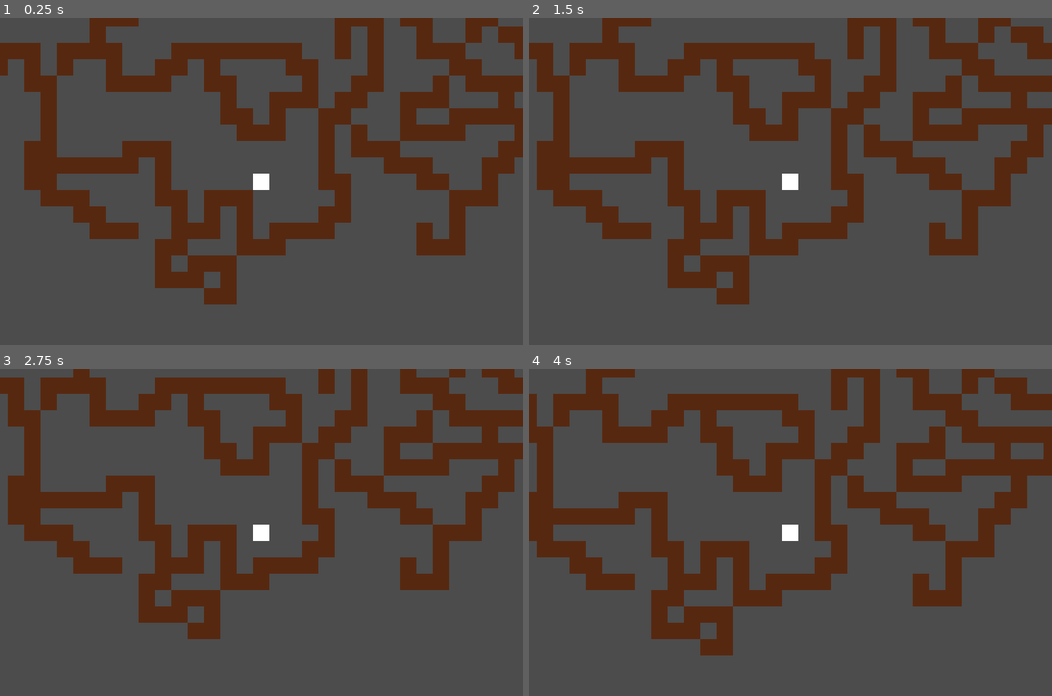
Above: before the commit, frames 1-4 (two rows, left to right).
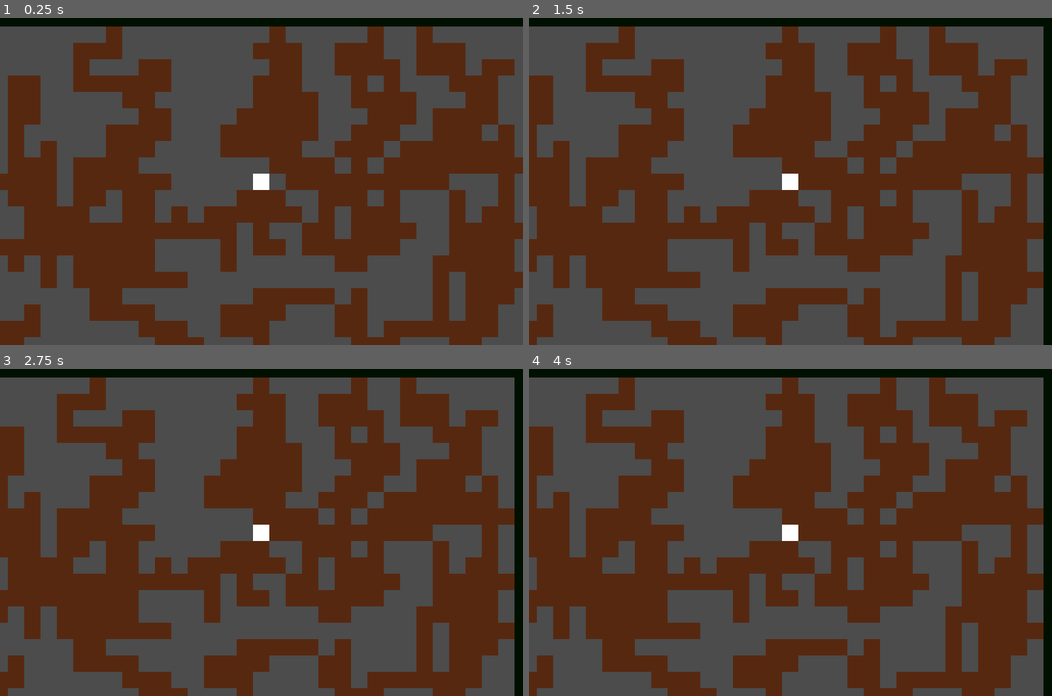
Above: after the commit, the same moments.

Repository: LucasCarrias/Topdown-Pathfinder
Game: Godot game, scene res://Scenes/Game.tscn
The game is run twice, just before and just after one commit, with the same random seed, the same clock (stepped at 60 frames per second) and the same inputs.
Inputs:
- Up to frame 1 (0.25 s): no input
- Up to frame 2 (1.5 s): tap Enter at 0.5 s; hold Right (ui_right) 0.53-1.28 s; tap Space at 1.25 s; hold Down (ui_down) from 1.28 s (still down)
- Up to frame 3 (2.75 s): tap Enter at 2 s; release Down (ui_down) at 2.03 s; hold Right (ui_right) from 2.03 s (still down)
- Up to frame 4 (4 s): tap Space at 2.75 s; release Right (ui_right) at 2.78 s; hold Up (ui_up) 2.78-3.53 s; tap Enter at 3.5 s; hold Left (ui_left) from 3.53 s (still down)

The runs differ from the first frame. In frame 1, 49% of the frame differs, in the area x 0-100%, y 0-100%; in frame 2, 50%; in frame 3, 55%; in frame 4, 48%.

Commit message:
Unstuck player on start

Diff:
--- a/Scenes/Game.tscn
+++ b/Scenes/Game.tscn
@@ -7,9 +7,4 @@
 script = ExtResource( 1 )
 
 [node name="Player" parent="." instance=ExtResource( 2 )]
-position = Vector2( 512, 320 )
-
-[node name="Camera2D" type="Camera2D" parent="Player"]
-position = Vector2( -512, -320 )
-anchor_mode = 0
-current = true
+position = Vector2( 512, 288 )
--- a/Scenes/Player.gd
+++ b/Scenes/Player.gd
@@ -1,4 +1,8 @@
 extends Area2D
+
+const WINDOW_SIZE = Vector2(1024, 640)
+var WINDOW_GRID = Vector2(WINDOW_SIZE.x/32, WINDOW_SIZE.y/32)
+var rng = RandomNumberGenerator.new()
 
 var RIGHT = false
 var LEFT = false
@@ -12,12 +16,12 @@
 
 func _process(delta):
 	movement()
+	if !is_single_pos(global_position):
+		set_rand_pos(self)
 
 func movement():
-
 	if !$Front.is_colliding() and is_arrow_released():
 		move()
-
 	if Input.is_action_just_pressed("ui_right"):
 		update_direction("right")
 	if Input.is_action_just_pressed("ui_left"):
@@ -68,3 +72,20 @@
 		if Input.is_action_just_released(key):
 			return true
 	return false
+
+func set_rand_pos(object):
+	var done = false
+	while not done:
+		var pos_x = 32*floor(rng.randi_range(1,  WINDOW_GRID.x-1))
+		var pos_y = 32*floor(rng.randi_range(1,  WINDOW_GRID.y-1))
+		object.global_position = Vector2(pos_x, pos_y)
+		done = is_single_pos(object.global_position) and is_pos_on_window(object.global_position)
+
+func is_single_pos(pos):
+	for i in range(1,get_parent().get_child_count()-1):
+			if get_parent().get_child(i).global_position == pos:
+				return false
+	return true
+
+func is_pos_on_window(pos):
+	return (pos.x >= 0 and pos.y >= 0) and (pos.x <= WINDOW_SIZE.x and pos.y <=WINDOW_SIZE.y)
--- a/Scenes/Wall.gd
+++ b/Scenes/Wall.gd
@@ -13,7 +13,7 @@
 		var possible = true
 		for y in [-32,0,32]:
 			step = Vector2(x,y)
-			if !is_single_pos(pos+step):
+			if !is_single_pos(pos+step) and !is_pos_on_window(pos+step):
 				possible = false
 				break
 		if possible:
@@ -24,7 +24,7 @@
 		var possible = true
 		for x in [-32,0,32]:
 			step = Vector2(x,y)
-			if !is_single_pos(pos+step):
+			if !is_single_pos(pos+step) and !is_pos_on_window(pos+step):
 				possible = false
 				break
 		if possible:
@@ -40,3 +40,7 @@
 			if get_parent().get_child(i).global_position == pos:
 				return false
 	return true
+
+func is_pos_on_window(pos):
+	var WINDOW_SIZE = get_parent().WINDOW_SIZE
+	return (pos.x >= 0 and pos.y >= 0) and (pos.x < WINDOW_SIZE.x and pos.y <WINDOW_SIZE.y)
--- a/Scripts/Game.gd
+++ b/Scripts/Game.gd
@@ -5,14 +5,16 @@
 
 var WALL = preload("res://Scenes/Wall.tscn")
 var WALL_SCRIPT = preload("res://Scenes/Wall.gd")
+
 var rng = RandomNumberGenerator.new()
 
 func _ready():
+	create_borders()
 	rng.randomize()
-	for i in range(10):
-		walls_generator(50)
+	create_camera()
 func _process(delta):
-	pass
+	while get_child_count() < 600:
+		walls_generator(rng.randi_range(5,10))
 
 func walls_generator(amount):
 	var last_pos = get_child(get_child_count()-1).global_position
@@ -20,6 +22,7 @@
 		var wall = WALL.instance()
 		wall.set_script(WALL_SCRIPT)
 		add_child(wall)
+		wall.z_index += 3
 		if i == 0:
 			set_rand_pos(wall)
 		else:
@@ -47,8 +50,8 @@
 func set_rand_pos(object):
 	var done = false
 	while not done:
-		var pos_x = 32*floor(rng.randi_range(0,  WINDOW_GRID.x))
-		var pos_y = 32*floor(rng.randi_range(0,  WINDOW_GRID.y))
+		var pos_x = 32*floor(rng.randi_range(1,  WINDOW_GRID.x-1))
+		var pos_y = 32*floor(rng.randi_range(1,  WINDOW_GRID.y-1))
 		object.global_position = Vector2(pos_x, pos_y)
 		done = is_single_pos(object) and is_pos_on_window(object.global_position)
 
@@ -62,15 +65,26 @@
 	return (pos.x >= 0 and pos.y >= 0) and (pos.x <= WINDOW_SIZE.x and pos.y <=WINDOW_SIZE.y)
 
 func create_borders():
-	for y in [0, WINDOW_SIZE.y]:
-		for x in range(WINDOW_GRID.x):
+	for y in [-32, WINDOW_SIZE.y+32]:
+		for x in range(-1,WINDOW_GRID.x+1):
 			var wall = WALL.instance()
 			add_child(wall)
 			wall.modulate = Color(0,0.4,0)
 			wall.global_position = Vector2(32*x, y)
-	for x in [0, WINDOW_SIZE.x]:
-		for y in range(WINDOW_GRID.y):
+	for x in [-32, WINDOW_SIZE.x+32]:
+		for y in range(-1,WINDOW_GRID.y+1):
 			var wall = WALL.instance()
 			add_child(wall)
 			wall.modulate = Color(0,0.4,0)
 			wall.global_position = Vector2(x, 32*y)
+
+func create_camera():
+	var camera = Camera2D.new()
+	$Player.add_child(camera)
+	camera.anchor_mode = 1
+	camera.current = true
+	camera.limit_left = -32
+	camera.limit_right = WINDOW_SIZE.x+32
+	camera.limit_top = -32
+	camera.limit_bottom = WINDOW_SIZE.y+32
+	camera.set_zoom(Vector2(1,1))
